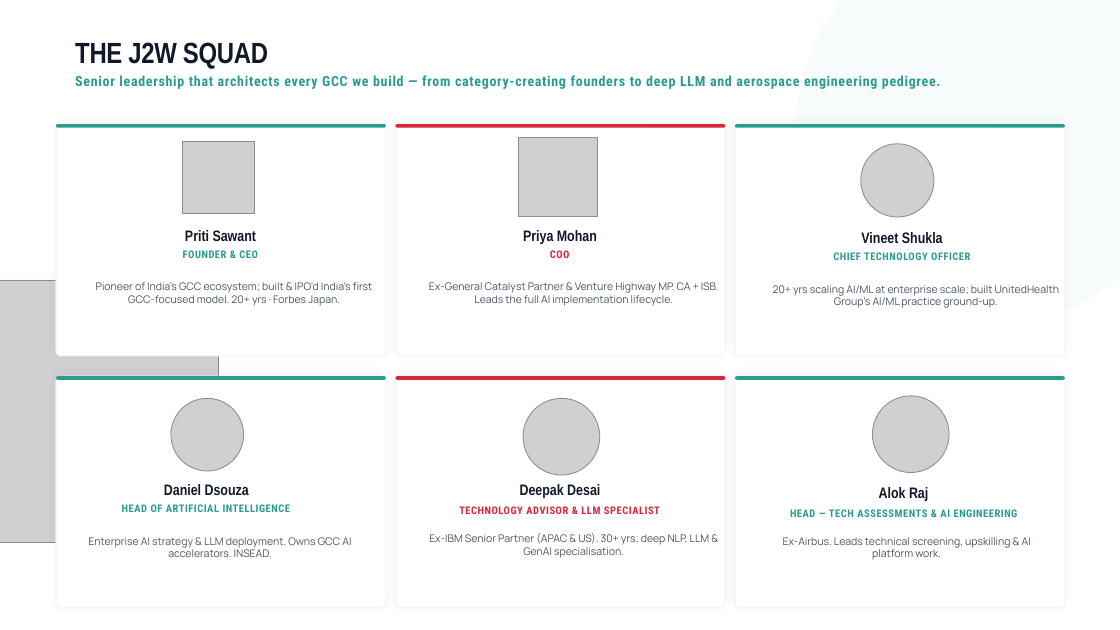
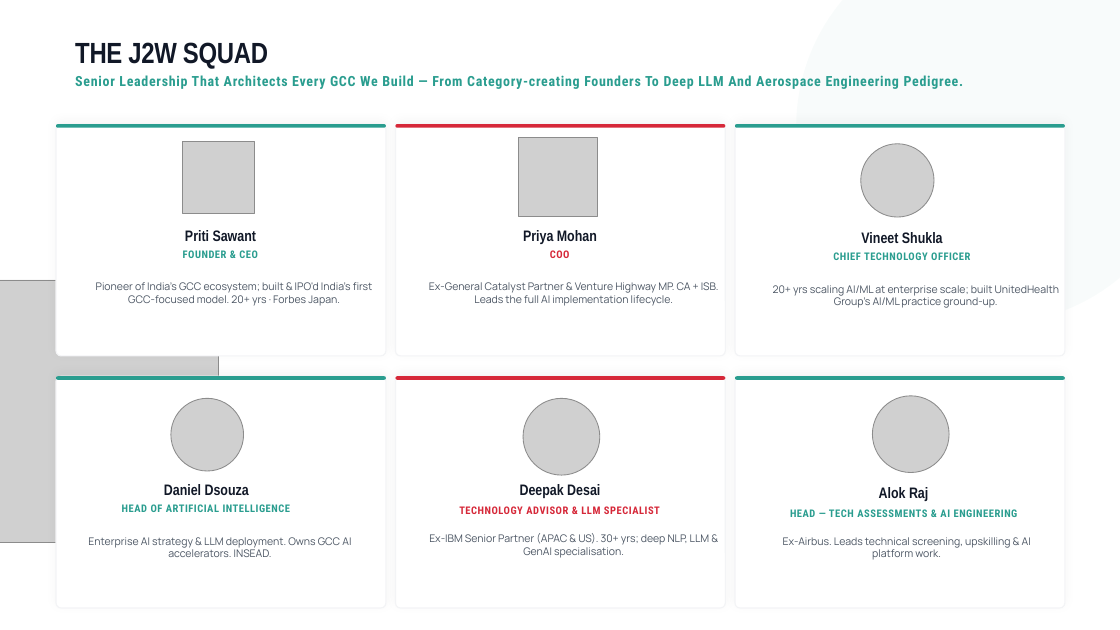
Before and after one commit to athu07/Deck-Engine, a slide deck: slide 7 of data/decks/WORKING_COPY_Master_Deck.pptx (slide 128 before the commit). Drawn at 1120x630 pixels with LibreOffice and Linux fonts; fonts in the diff are those of the drawing; grey boxes stand for pictures; background and template pictures are left out. Boxes give left, top, right and bottom in pixels: in the first picture for what was removed or moved away, otherwise in the second. Text is boxed around its words. In the diff, an @@ line names an element or a change of style, - is before the commit and + after.

```diff
--- a/data/decks/WORKING_COPY_Master_Deck.pptx
+++ b/data/decks/WORKING_COPY_Master_Deck.pptx
@@ text at bbox=[75, 75, 964, 89]: text changed @@
-Senior leadership that architects every GCC we build — from category-creating founders to deep LLM and aerospace engineering pedigree.
+Senior Leadership That Architects Every GCC We Build — From Category-creating Founders To Deep LLM And Aerospace Engineering Pedigree.
```
Also in this commit, not shown: 13 other slides changed, 17 slides added, 116 slides removed, 30 other files.
